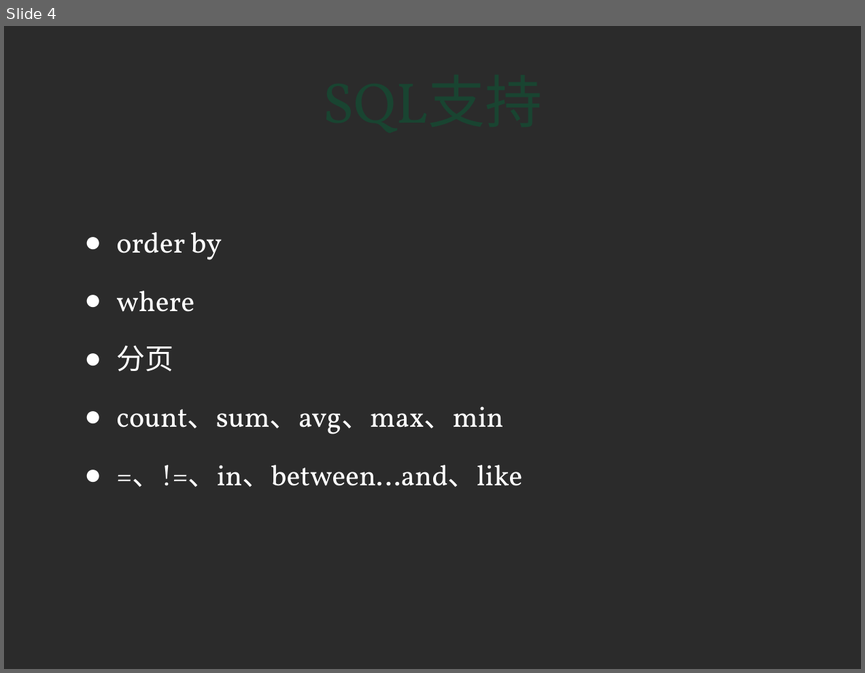
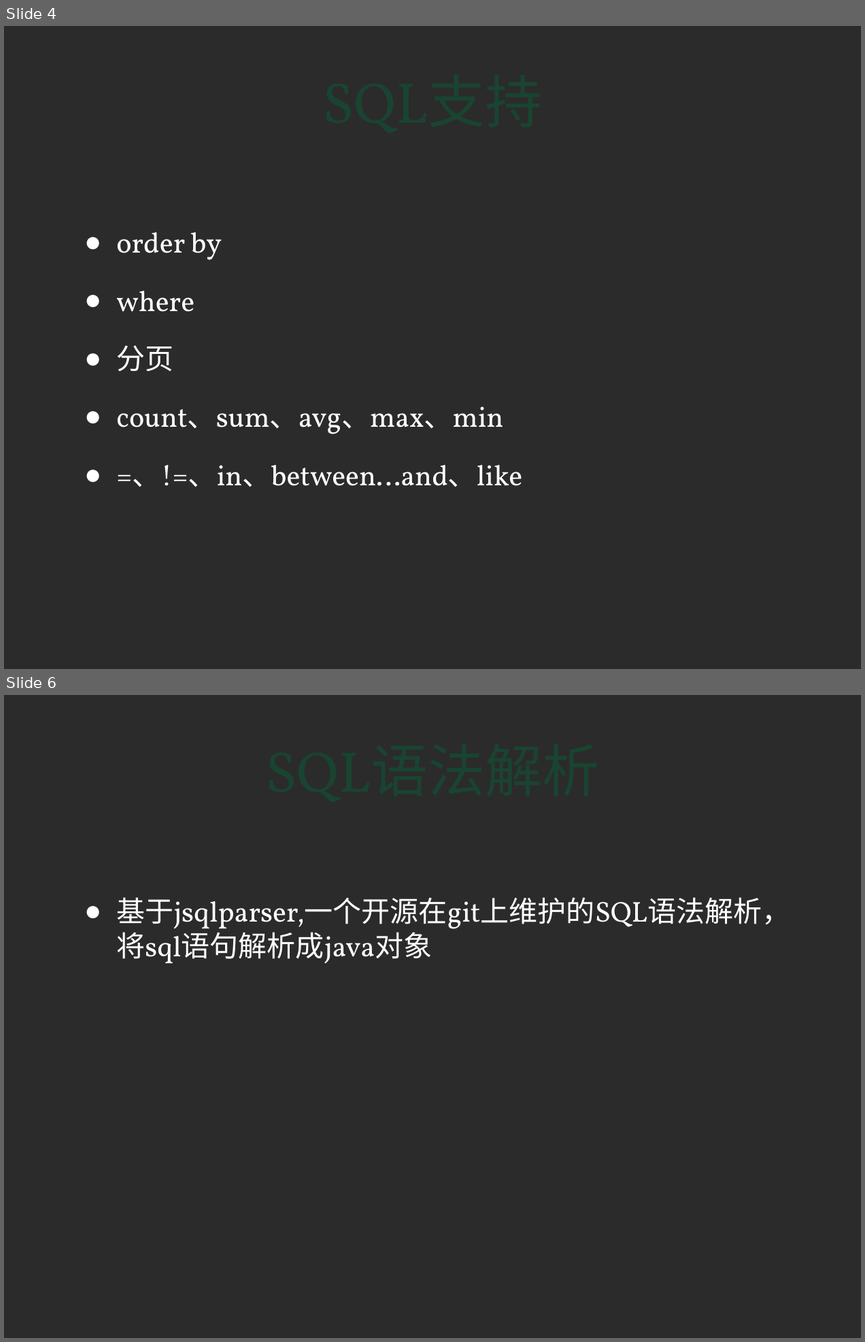
Before and after one commit to slayermeng/farmer, a slide deck: src/site/HBase查询语言.pptx. Shown one above the other, each under a label of ours: slide 4 before the commit, slides 4 and 6 after it; the slides between them are not shown. The pictures are 865x673 and 865x1342 pixels, drawn with LibreOffice and Linux fonts; fonts in the diff are those of the drawing; background and template pictures are left out; a plain dark background stands for a picture behind light text. Boxes give left, top, right and bottom in pixels: in the first picture for what was removed or moved away, otherwise in the second. Text is boxed around its words. In the diff, an @@ line names an element or a change of style, - is before the commit and + after.

```diff
--- a/src/site/HBase查询语言.pptx
+++ b/src/site/HBase查询语言.pptx
@@ slide 6 added at <box>4,695,861,1338</box>, background picture (left out) @@
@@ title added at <box>76,702,789,836</box>, 48 pt, text #194431 @@
+SQL语法解析
@@ text added at <box>116,897,790,963</box>, 24 pt, text #FFFFFF @@
+● 基于jsqlparser,一个开源在git上维护的SQL语法解析，将sql语句解析成java对象
```
Also in this commit, not shown: 1 other slide added, 11 other files.
